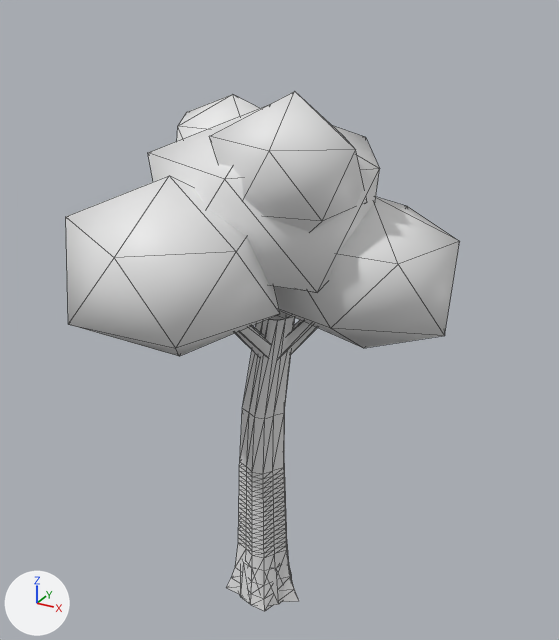
The glTF model models/variants/tree_v2.glb, before and after one commit.
One viewpoint serves both versions: a 50 mm camera at (2.95, -5.07, 5.4) aimed at (0.12, 0.08, 2.83). The lights are fixed; the arrows at lower left show +X, +Y and +Z. The picture after the commit comes second. Mesh edges are drawn as thin lines. Vertices at exactly the same position are counted once.

The first picture shows 'Body_Canopy0', 'Body_Canopy2', 'Body_Canopy3', 'Body_Canopy4', 'Body_Canopy5', 'Body_Trunk', 'Rubble_Stump' and 2 more.
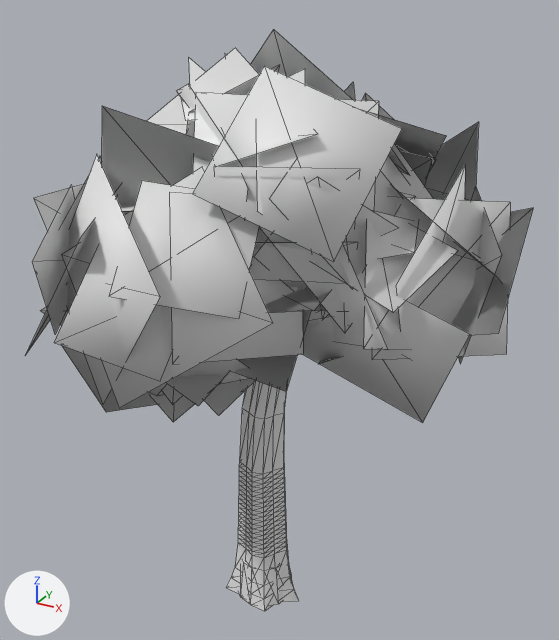
Location of each change, [x1, y1, x2, y2] in pixels of the pictures (559 x 640 px):
'Body_Canopy2', reshaped, turned: before [66, 176, 280, 356]; after [26, 106, 311, 422]
'Body_Canopy0', reshaped, turned: before [274, 197, 460, 348]; after [303, 122, 533, 423]
'Body_Canopy4', reshaped, turned: before [209, 91, 364, 232]; after [176, 66, 432, 288]
'Body_Canopy3', reshaped, turned: before [148, 105, 380, 293]; after [147, 29, 446, 333]
'Body_Canopy5', reshaped, turned: before [177, 94, 260, 141]; after [189, 54, 227, 95]

What the commit changed:
me_body_canopy0 is used by ob_body_canopy0; location (0.839, 0.18, 3.366); rotation (0.0, 0.0, 2.812), in degrees (0, 0, 161).
me_body_canopy0 had 12 vertices, 20 faces and spanned x -0.76..0.85, y -0.74..0.7, z -0.67..0.58.
me_body_canopy0 now has 116 vertices, 72 faces and spans x -1.39..1.23, y -1.32..1.14, z -0.98..1.03.
me_body_canopy0 part 1: the whole mesh is rebuilt.
me_body_canopy2 is used by ob_body_canopy2; location (-0.162, -0.931, 3.569); rotation (0.0, 0.0, -1.579), in degrees (0, 0, -90).
me_body_canopy2 had 12 vertices, 20 faces and spanned x -0.7..0.62, y -0.79..0.72, z -0.7..0.64.
me_body_canopy2 now has 104 vertices, 66 faces and spans x -1.1..1.13, y -1.04..1.06, z -1.32..1.11.
me_body_canopy2 part 2: the whole mesh is rebuilt.
me_body_canopy3 is used by ob_body_canopy3; location (0.1, 0.0, 3.85); rotation (0.0, 0.0, 2.401), in degrees (0, 0, 138).
me_body_canopy3 had 12 vertices, 20 faces and spanned x -0.98..0.81, y -0.9..0.88, z -0.67..0.72.
me_body_canopy3 now has 148 vertices, 88 faces and spans x -1.2..1.3, y -1.37..1.45, z -1.05..1.24.
me_body_canopy3 part 3: the whole mesh is rebuilt.
me_body_canopy4 is used by ob_body_canopy4; location (0.5, -0.4, 4.2); rotation (0.0, 0.0, -2.597), in degrees (0, 0, -149).
me_body_canopy4 had 12 vertices, 20 faces and spanned x -0.515..0.571, y -0.525..0.568, z -0.542..0.531.
me_body_canopy4 now has 68 vertices, 48 faces and spans x -0.898..0.904, y -0.853..0.812, z -0.899..0.708.
me_body_canopy4 part 4: the whole mesh is rebuilt.
me_body_canopy5 is used by ob_body_canopy5; location (-0.45, 0.35, 4.15); rotation (0.0, 0.0, 2.965), in degrees (0, 0, 170).
me_body_canopy5 had 12 vertices, 20 faces and spanned x -0.457..0.533, y -0.473..0.548, z -0.505..0.417.
me_body_canopy5 now has 64 vertices, 46 faces and spans x -0.895..0.842, y -0.871..0.705, z -0.866..0.732.
me_body_canopy5 part 5: the whole mesh is rebuilt.
Object 'Body_Canopy0' (ob_body_canopy0) turns from (0, 0, 161) to (0, 0, -65) degrees about x, y and z.
Object 'Body_Canopy2' (ob_body_canopy2) turns from (0, 0, -90) to (0, 0, 178) degrees about x, y and z.
Object 'Body_Canopy3' (ob_body_canopy3) turns from (0, 0, 138) to (0, 0, 79) degrees about x, y and z.
Object 'Body_Canopy4' (ob_body_canopy4) turns from (0, 0, -149) to (0, 0, 16) degrees about x, y and z.
Object 'Body_Canopy5' (ob_body_canopy5) turns from (0, 0, 170) to (0, 0, 0.9) degrees about x, y and z.
